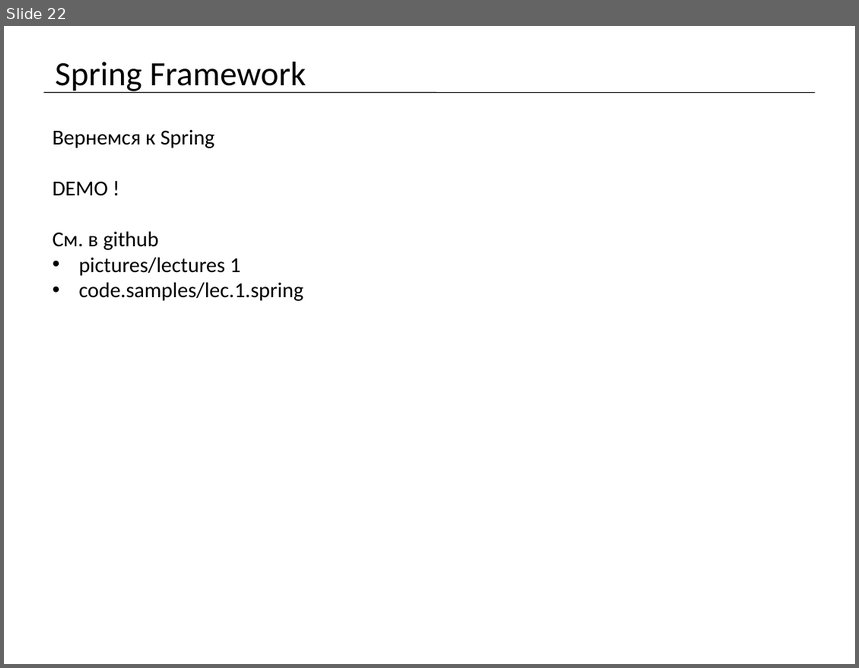
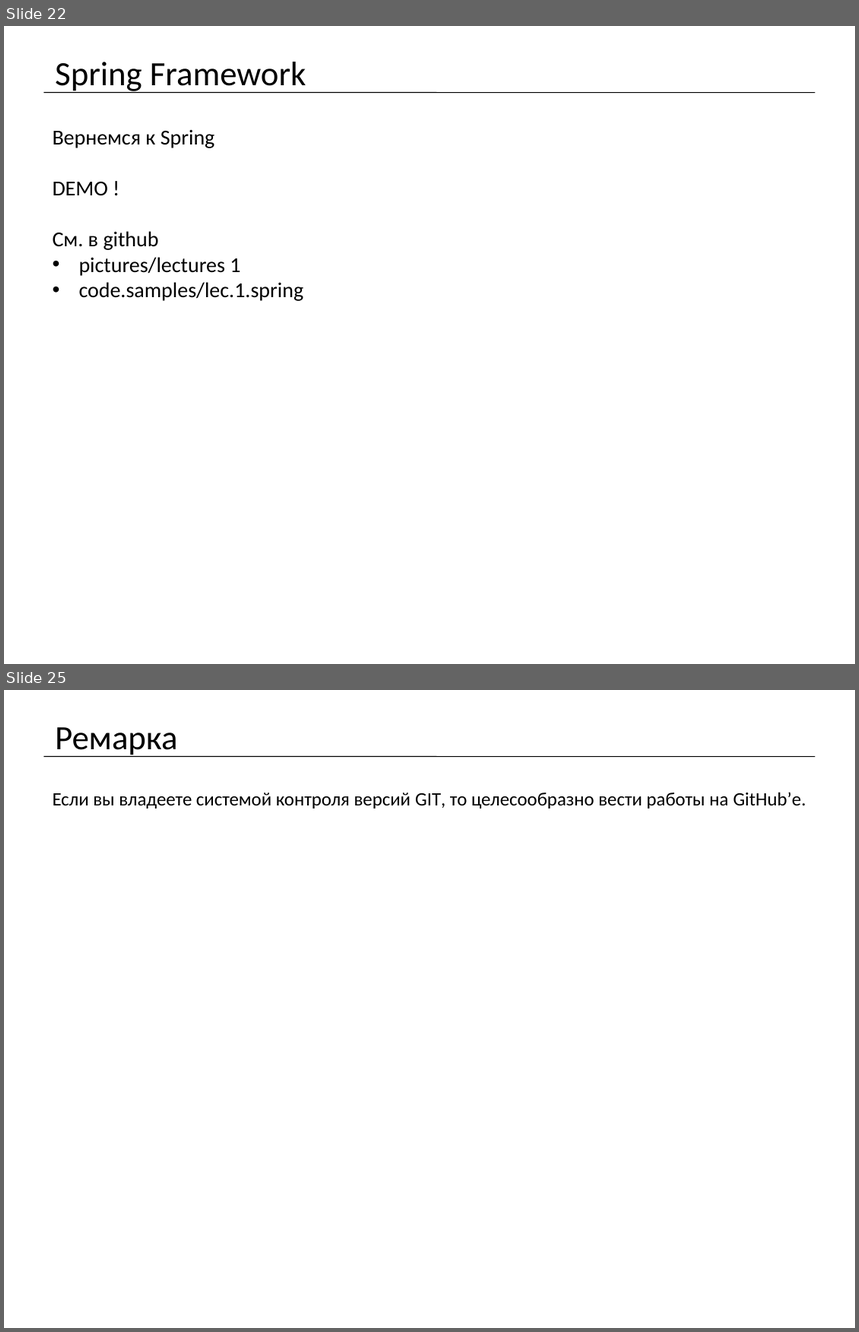
Before and after one commit to mrdekk/j2ee_course, a slide deck: lectures/j2ee. Lecture 1.pptx. Shown one above the other, each under a label of ours: slide 22 before the commit, slides 22 and 25 after it; the slides between them are not shown. The pictures are 859x668 and 859x1332 pixels, drawn with LibreOffice and Linux fonts; fonts in the diff are those of the drawing. Boxes give left, top, right and bottom in pixels: in the first picture for what was removed or moved away, otherwise in the second. Text is boxed around its words. In the diff, an @@ line names an element or a change of style, - is before the commit and + after.

```diff
--- a/lectures/j2ee. Lecture 1.pptx
+++ b/lectures/j2ee. Lecture 1.pptx
@@ slide 25 added at (4,690,855,1328), background #FFFFFF @@
@@ title added at (55,727,177,757), 28.8 pt, text #000000 @@
+Ремарка
@@ line added from (44, 756) to (815, 756), #000000 0.75 pt @@
@@ text added at (53,792,807,809), 16 pt, text #000000 @@
+Если вы владеете системой контроля версий GIT, то целесообразно вести работы на GitHub’е.
```
Also in this commit, not shown: 8 slides changed, 1 other slide added, 16 other files.
